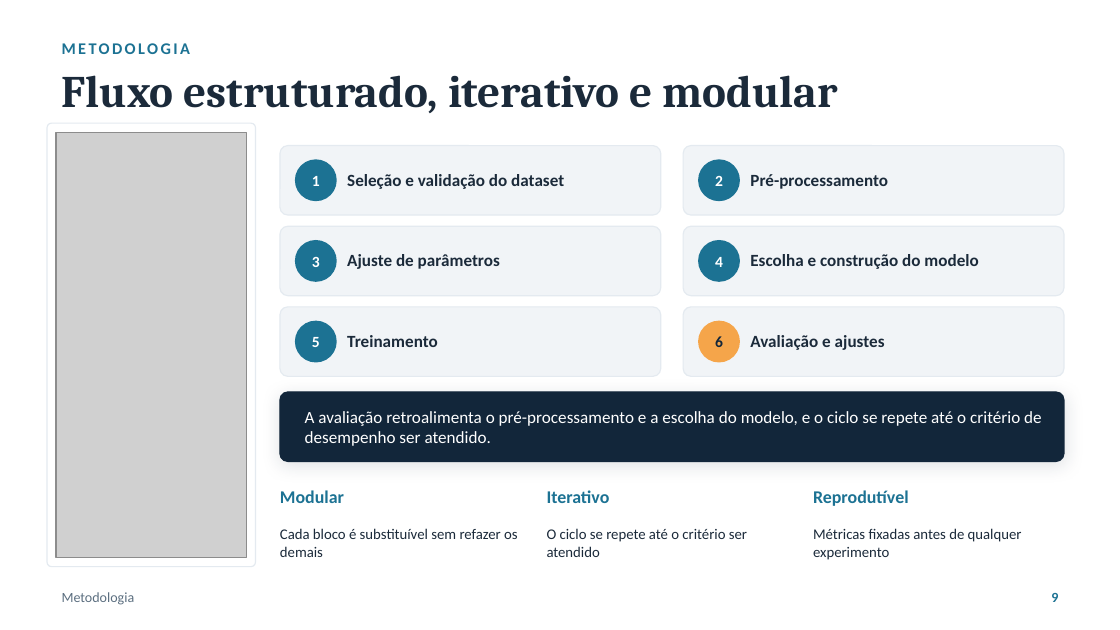
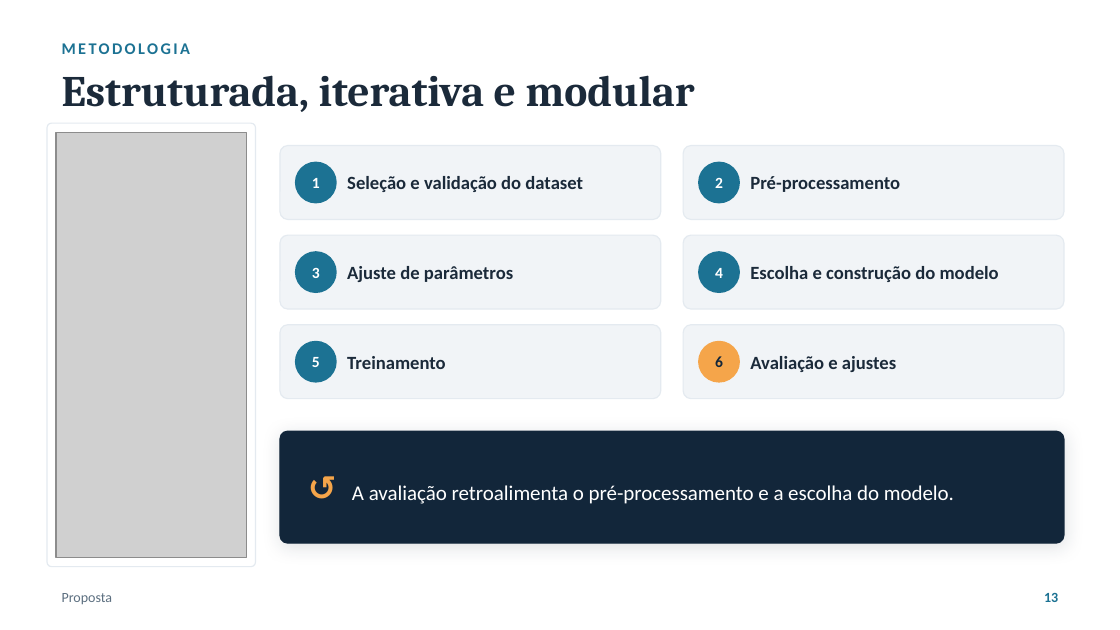
Before and after one commit to luanws/masters-thesis, a slide deck: slide 13 of presentation/defesa.pptx (slide 9 before the commit). Drawn at 1120x630 pixels with LibreOffice and Linux fonts; fonts in the diff are those of the drawing; grey boxes stand for pictures. Boxes give left, top, right and bottom in pixels: in the first picture for what was removed or moved away, otherwise in the second. Text is boxed around its words. In the diff, an @@ line names an element or a change of style, - is before the commit and + after.

```diff
--- a/presentation/defesa.pptx
+++ b/presentation/defesa.pptx
@@ text at <box>62,75,695,112</box>: text changed; size 29 to 28 pt @@
-Fluxo estruturado, iterativo e modular
+Estruturada, iterativa e modular
@@ rounded rectangle: place and size @@
-rounded rectangle at <box>280,146,661,215</box>
+rounded rectangle at <box>280,146,661,220</box>
@@ rounded rectangle: place and size @@
-rounded rectangle at <box>683,146,1064,215</box>
+rounded rectangle at <box>683,146,1064,220</box>
@@ rounded rectangle: place and size @@
-rounded rectangle at <box>280,226,661,296</box>
+rounded rectangle at <box>280,235,661,309</box>
@@ text "Ajuste de parâmetros": place and size @@
-text "Ajuste de parâmetros" at <box>347,254,500,269</box>
+text "Ajuste de parâmetros" at <box>347,266,513,282</box>
@@ rounded rectangle: place and size @@
-rounded rectangle at <box>683,226,1064,296</box>
+rounded rectangle at <box>683,235,1064,309</box>
@@ text "Escolha e construção do modelo": place and size @@
-text "Escolha e construção do modelo" at <box>750,254,978,269</box>
+text "Escolha e construção do modelo" at <box>750,266,999,282</box>
@@ 2 texts, 2 ellipses: place and size @@
-2 texts, 2 ellipses at <box>296,241,739,281</box>
+2 texts, 2 ellipses at <box>296,252,739,292</box>
@@ rounded rectangle: place and size @@
-rounded rectangle at <box>280,307,661,376</box>
+rounded rectangle at <box>280,325,661,399</box>
@@ text "Treinamento": place and size @@
-text "Treinamento" at <box>347,335,438,347</box>
+text "Treinamento" at <box>347,356,446,369</box>
@@ rounded rectangle: place and size @@
-rounded rectangle at <box>683,307,1064,376</box>
+rounded rectangle at <box>683,325,1064,399</box>
@@ size 11 to 12 pt; line spacing 0.95 to 1 in 6 elements at <box>347,176,583,192</box>, <box>750,176,900,192</box>, <box>347,266,513,282</box>, <box>750,266,999,282</box>, <box>347,356,446,369</box>, <box>750,356,896,372</box> @@
@@ text "Avaliação e ajustes": place and size @@
-text "Avaliação e ajustes" at <box>750,335,885,350</box>
+text "Avaliação e ajustes" at <box>750,356,896,372</box>
@@ 2 texts, 2 ellipses: place and size @@
-2 texts, 2 ellipses at <box>296,321,739,362</box>
+2 texts, 2 ellipses at <box>296,342,739,382</box>
@@ proportions changed in 7 elements at <box>280,146,661,220</box>, <box>683,146,1064,220</box>, <box>280,235,661,309</box>, <box>683,235,1064,309</box>, <box>280,325,661,399</box>, <box>683,325,1064,399</box>, <box>280,431,1064,543</box> @@
@@ rounded rectangle: place and size @@
-rounded rectangle at <box>280,392,1064,461</box>
+rounded rectangle at <box>280,431,1064,543</box>
@@ text removed at <box>280,490,344,503</box> @@
-Modular
@@ text at <box>352,485,954,504</box>: text changed; size 11 to 13.5 pt @@
-A avaliação retroalimenta o pré-processamento e a escolha do modelo, e o ciclo se repete até o critério de desempenho ser atendido.
+↺ A avaliação retroalimenta o pré-processamento e a escolha do modelo.
@@ text removed at <box>547,490,610,503</box> @@
-Iterativo
@@ text removed at <box>813,490,909,506</box> @@
-Reprodutível
@@ text removed at <box>280,528,518,557</box> @@
-Cada bloco é substituível sem refazer os demais
@@ text removed at <box>547,528,747,557</box> @@
-O ciclo se repete até o critério ser atendido
@@ text removed at <box>813,528,1022,560</box> @@
-Métricas fixadas antes de qualquer experimento
@@ text removed at <box>62,592,135,605</box> @@
-Metodologia
@@ text added at <box>62,593,113,604</box>, 9 pt, text #5C6F80 @@
+Proposta
@@ text added at <box>1044,593,1058,602</box>, 9 pt, text #1C7293, bold @@
+13
@@ text removed at <box>1051,593,1058,602</box> @@
-9
```
Also in this commit, not shown: 9 other slides changed, 18 slides added, 20 slides removed, 26 other files.
